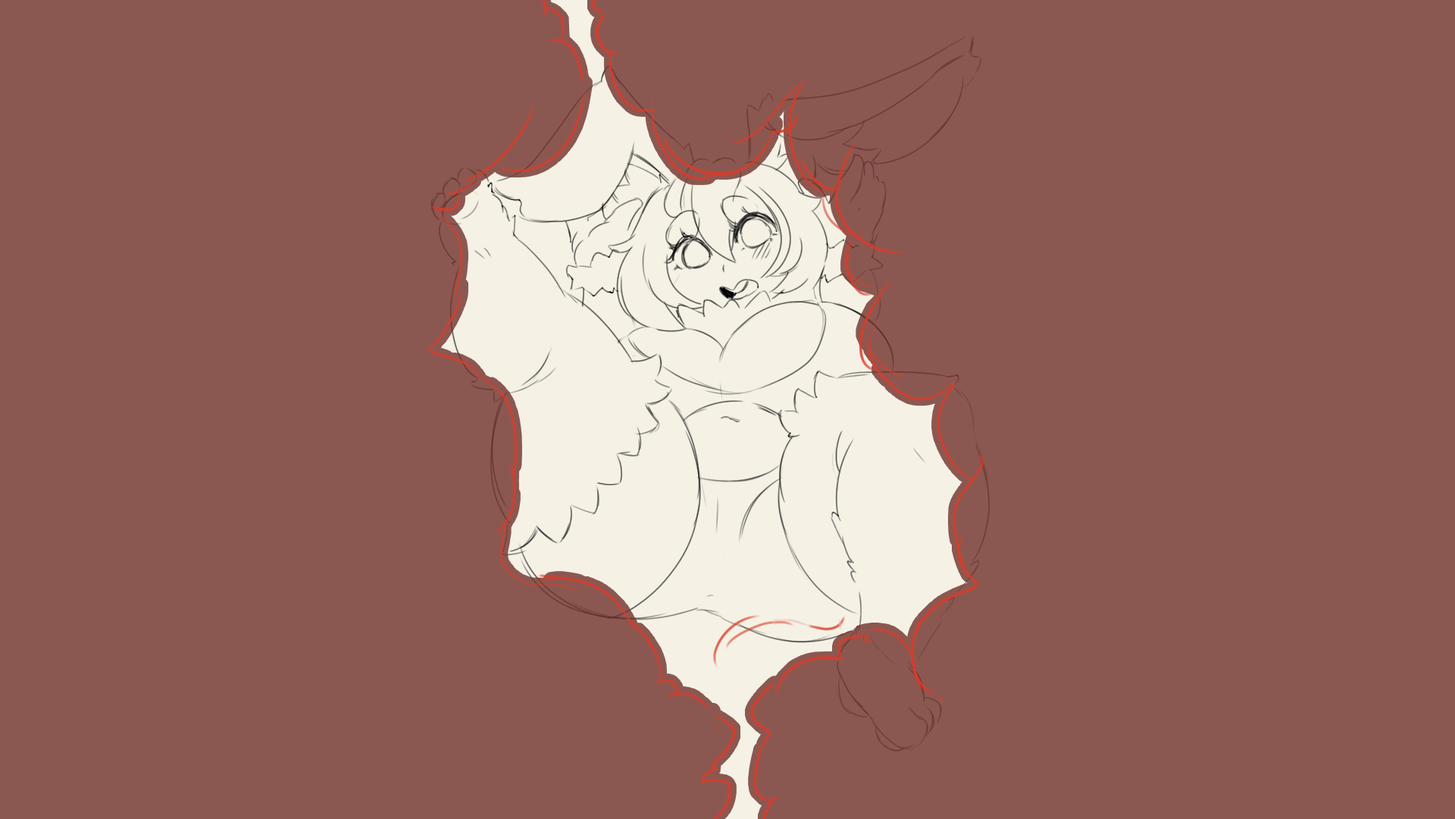
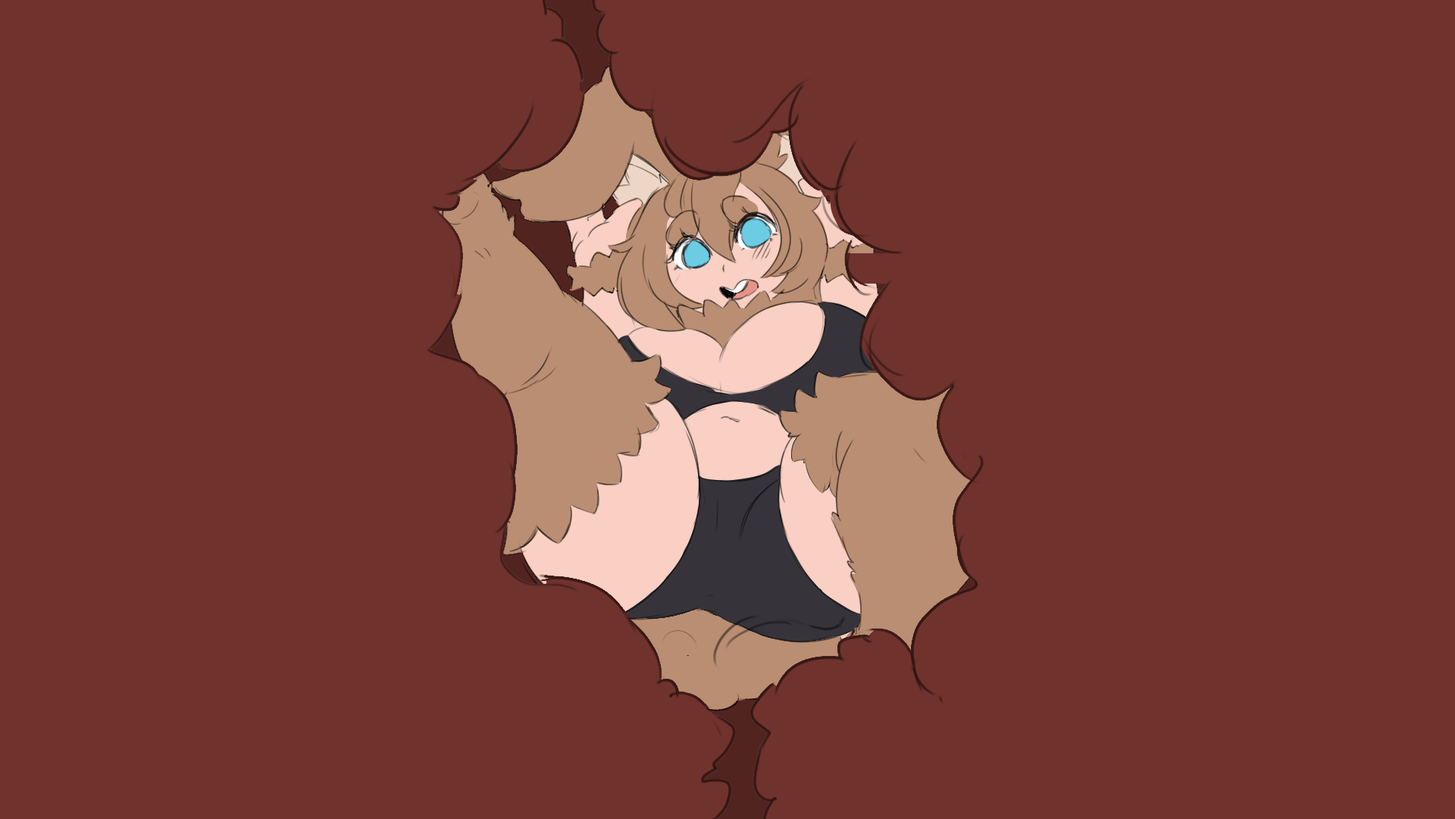
Comparing the layer stacks of the two 1455x819 images. Changes:
"Layer 4": blend normal → multiply, painted on it over <box>424,0,984,819</box>
"Layer 5": opacity 80% → 100%, painted on it over <box>0,0,1455,819</box>
painted on "Layer 2" over <box>437,34,978,749</box>
added layer "blue" in group "I1" over <box>683,217,772,269</box>
added layer "pink" in group "I1" over <box>732,279,759,300</box>
added layer "lightbrown" in group "I1" over <box>611,37,989,207</box>
added layer "brown" in group "I1" over <box>338,11,1064,796</box>
added layer "black" in group "I1" over <box>613,300,902,643</box>
added layer "white" in group "I1" over <box>672,213,777,294</box>
added layer "Layer 1" in group "I1" over <box>431,34,990,751</box>
added layer "Layer 9" above "Paper" over <box>0,0,1455,819</box>
